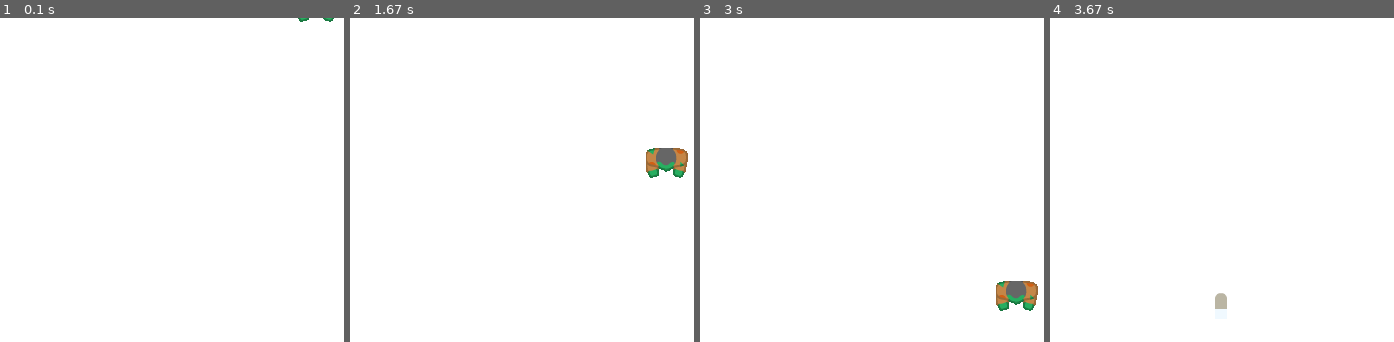
Above: before the commit, frames 1-4 (left to right).
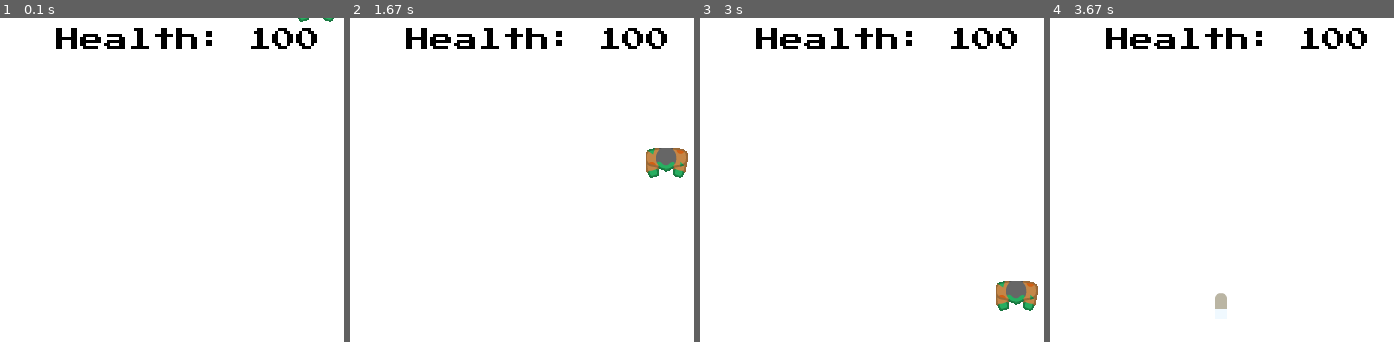
Above: after the commit, the same moments.

Repository: CodingDino/FifeCollege-pygame-shooter
Game: pygame game, started from Shooter.py
Two runs of this game, one before a commit and one after it. Both use one fixed random seed, a clock stepped at 60 frames per second and the inputs below.
Inputs:
- Up to frame 1 (0.1 s): no input
- Up to frame 2 (1.67 s): hold Right 0.33-0.8 s; hold Right 0.83-1.3 s; hold Left from 1.33 s (still down)
- Up to frame 3 (3 s): release Left at 1.87 s; hold Left 1.9-2.3 s; hold Right 2.33-2.97 s
- Up to frame 4 (3.67 s): tap Space at 3, 3.4 s; hold Left from 3.33 s (still down)
The pictures show only the part of the screen within x 50-100%, y 0-50%; the shares and areas given below are measured in that part.

The runs differ from the first frame. In frame 1, 1.7% of the frame differs, in the area x 16-93%, y 3-10%; in frame 2, 1.7%; in frame 3, 1.7%; in frame 4, 1.7%.

Commit message:
Adds health. Adds pause when game is over or won

Diff:
--- a/Shooter.py
+++ b/Shooter.py
@@ -81,6 +81,11 @@
 # Set up win condition
 scoreToWin = 200
 winGame = False
+
+# Set up health
+health = 100
+damagePerEnemy = 50
+
 # --------------------------------------
 
 
@@ -109,6 +114,11 @@
     # Get the frame time in miliseconds
     frameMs = mainClock.tick(60)
     frameSec = frameMs / 1000
+
+    # Pause the game if we won or lost
+    if not playerAlive or winGame :
+        frameSec = 0
+    # END if for game pause
 
     # Process Movement
     # Scale move speed by time passed since the last frame for consistant movement
@@ -189,8 +199,16 @@
 
         # Check if the enemy hit the player
         if pygame.Rect.colliderect(playerRect,enemyRect):
-            # If so, kill the player!
-            playerAlive = False
+            # Damage the player
+            health -= damagePerEnemy
+
+            # Is the player dead?
+            if health <= 0 :
+                playerAlive = False
+            # END if statement for player death
+
+            # Remove the enemy so it doesn't hit us twice
+            enemyPosList.remove(enemyPos)
         # END if statement for collision
 
         # Check if the enemy is off the screen
@@ -245,6 +263,9 @@
     # Draw the UI text
     UIFont.render_to(screen, (10, 10), "Score: "+str(score), BLACK)
 
+    textRect = UIFont.get_rect("Health: 9999")
+    UIFont.render_to(screen, (WINDOWWIDTH - 10 - textRect.width, 10), "Health: "+str(health), BLACK)
+
     # Flip the display to put it all onscreen
     pygame.display.flip()
     # ----------------------------------
